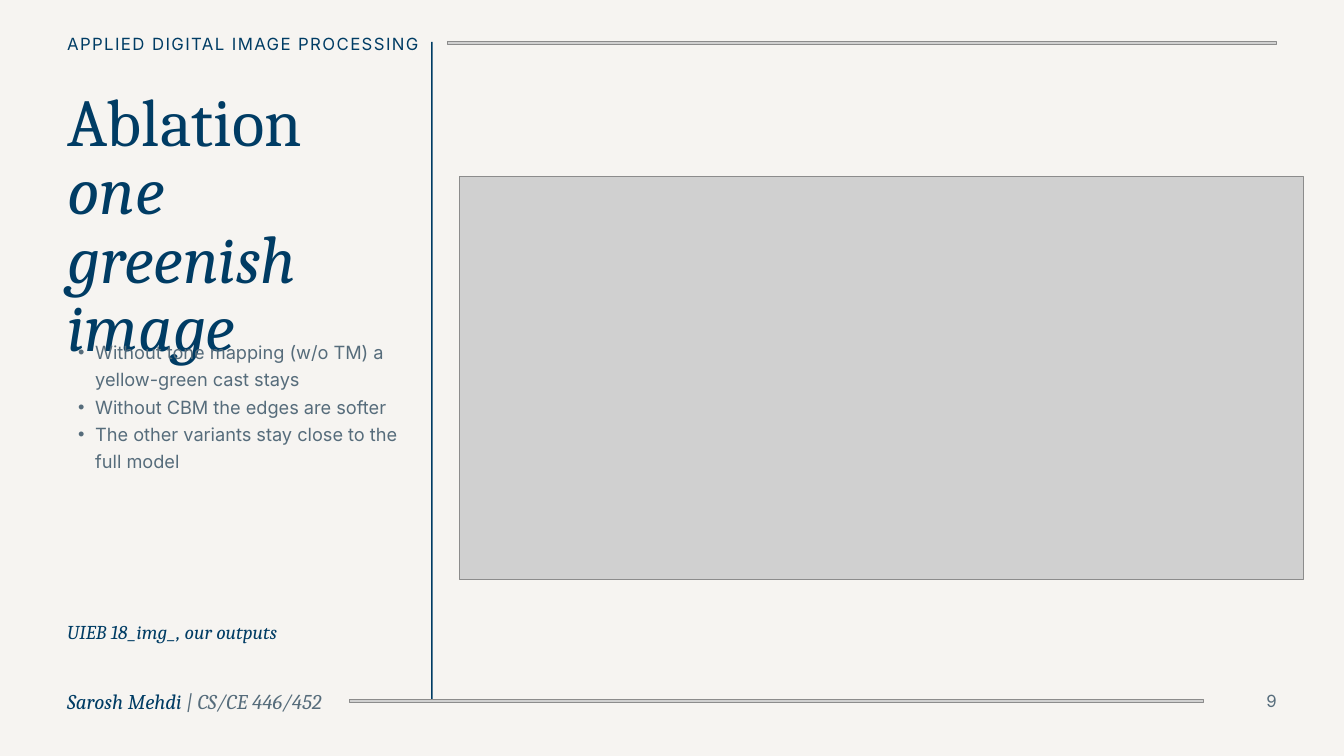
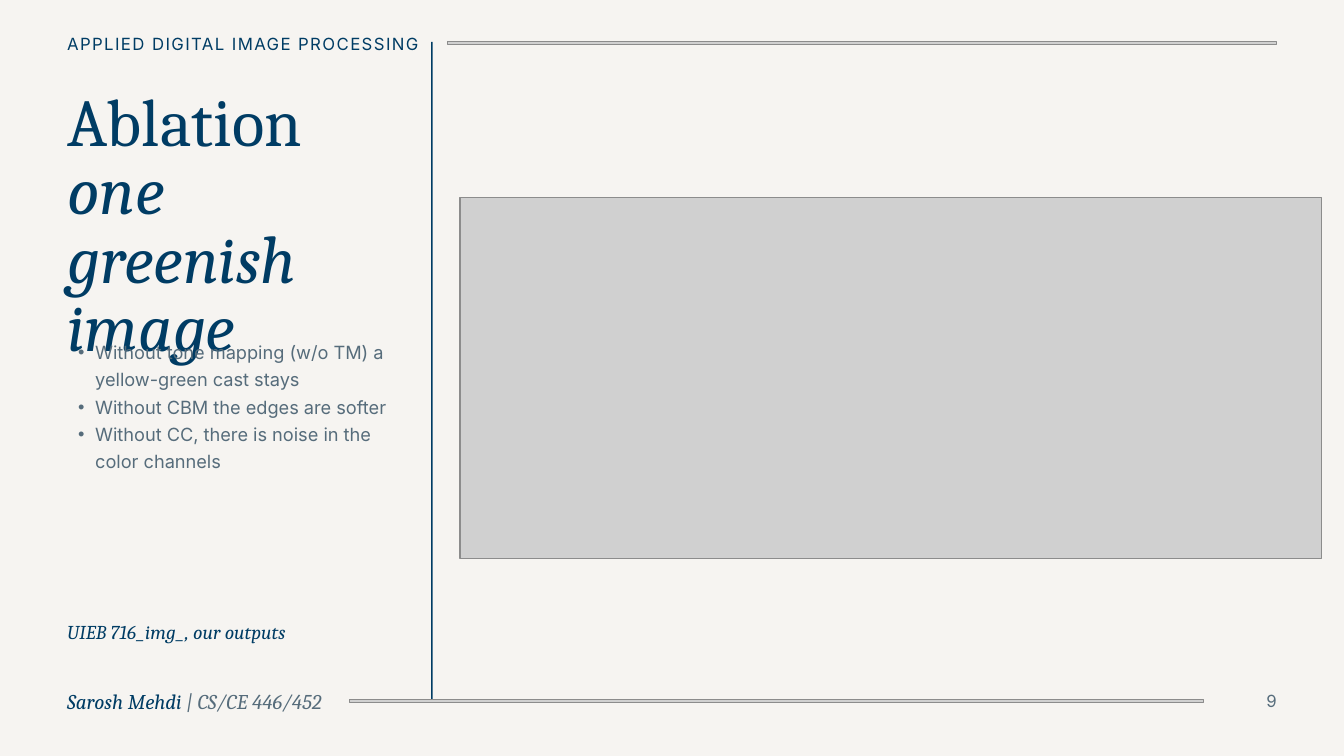
Before and after one commit to SaroshMehdi/adip_cdef_replication, a slide deck: slide 8 of CDEF Replication Interim Presentation II (updated).pptx (slide 9 before the commit). Drawn at 1344x756 pixels with LibreOffice and Linux fonts; fonts in the diff are those of the drawing; grey boxes stand for pictures. Boxes give left, top, right and bottom in pixels: in the first picture for what was removed or moved away, otherwise in the second. Text is boxed around its words. In the diff, an @@ line names an element or a change of style, - is before the commit and + after.

```diff
--- a/CDEF Replication Interim Presentation II (updated).pptx
+++ b/CDEF Replication Interim Presentation II (updated).pptx
@@ picture: place and size @@
-picture at [460, 176, 1305, 581]
+picture at [460, 198, 1322, 559]
@@ text at [95, 427, 371, 468]: text changed @@
-• The other variants stay close to the full model
+• Without CC, there is noise in the color channels
@@ text at [67, 626, 286, 644]: text changed @@
-UIEB 18_img_, our outputs
+UIEB 716_img_, our outputs
```
Also in this commit, not shown: 4 other slides changed, 1 slide removed, 58 other files.
